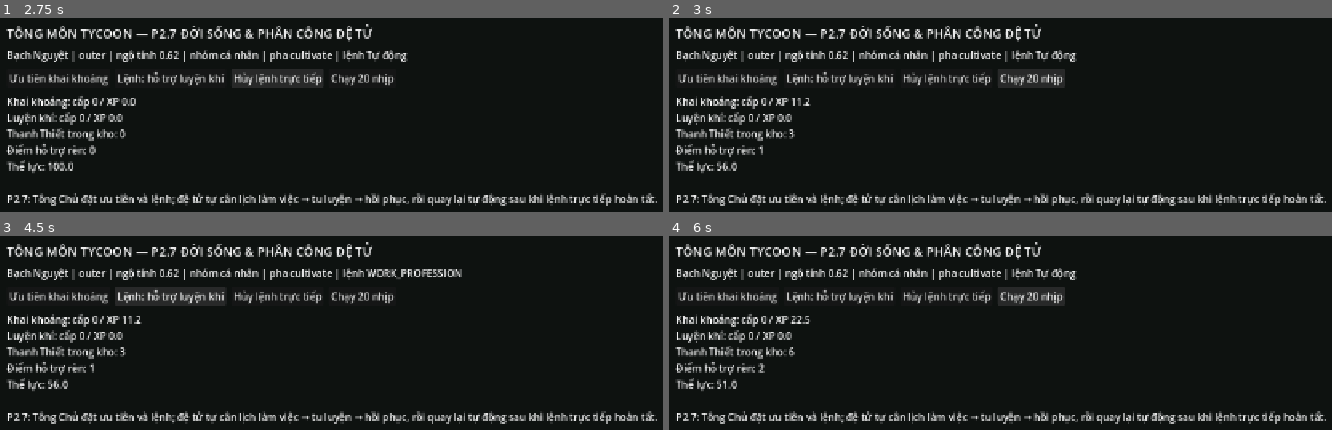
Above: before the commit, frames 1-4 (two rows, left to right).
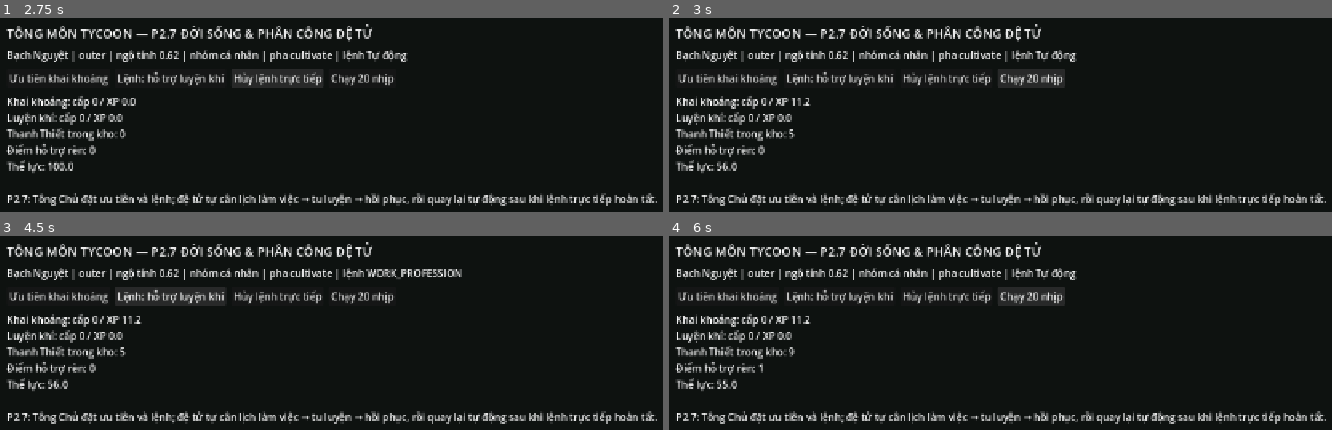
Above: after the commit, the same moments.

Repository: vuanhtuan161094-byte/TongMonBaDao
Game: Godot game, scene res://scenes/p2/p2_7_workforce.tscn
Same seed, same stepped clock (60 frames per second), same inputs: the game is played once before the commit and once after it. This scene is started directly instead of the project's main scene.
Inputs:
- Up to frame 1 (2.75 s): click "Lệnh: hỗ trợ luyện khí" at 0.5 s; click "Ưu tiên khai khoáng" at 1.25 s; click "Hủy lệnh trực tiếp" at 2 s
- Up to frame 2 (3 s): click "Chạy 20 nhịp" at 2.75 s
- Up to frame 3 (4.5 s): click "Ưu tiên khai khoáng" at 3.5 s; click "Lệnh: hỗ trợ luyện khí" at 4.25 s
- Up to frame 4 (6 s): click "Hủy lệnh trực tiếp" at 5 s; click "Chạy 20 nhịp" at 5.75 s

Frame 1 is identical in both runs. In frame 2, less than 0.1% of the frame differs, in the area x 13-20%, y 57-71%; in frame 3, less than 0.1%; in frame 4, 0.2%, in the area x 7-22%, y 41-79%.

Commit message:
fix(dv2-03e3.1): make Body slot exclusive over scheduled production, transfer safely on player orders

Diff:
--- a/godot/src/simulation/workforce/workforce_system.gd
+++ b/godot/src/simulation/workforce/workforce_system.gd
@@ -107,6 +107,12 @@
     if group_id != &"" and not state.sect.work_groups.has(str(group_id)):
         return false
     var disciple: DiscipleState = state.disciples[disciple_id]
+    # Explicitly assigning a different crew frees the real Body facility slot;
+    # a returned position may be immediately reused by another disciple.
+    if group_id != disciple.work_group_id and DiscipleBodyTrainingFacilityV2.has_reserved_slot(state,disciple):
+        var released := DiscipleBodyTrainingFacilityV2.release_slot(state,disciple_id)
+        if not bool(released.get("ok",false)):
+            return false
     if state.p3_7_buildings_enabled and not disciple.work_cycle_state.is_empty():
         var cycle_profession := StringName(disciple.work_cycle_state.get("profession", ""))
         var expected_group := &""
@@ -198,6 +204,12 @@
     if kind == COMMAND_HUNT_REGION and not state.regions.has(StringName(target)):
         return false
     var disciple: DiscipleState = state.disciples[disciple_id]
+    # Any accepted explicit non-Body command transfers the player out of the
+    # dedicated facility. Invalid commands above must NOT evict trainees.
+    if DiscipleBodyTrainingFacilityV2.has_reserved_slot(state,disciple):
+        var released := DiscipleBodyTrainingFacilityV2.release_slot(state,disciple_id)
+        if not bool(released.get("ok",false)):
+            return false
     if state.p3_7_buildings_enabled and not disciple.work_cycle_state.is_empty():
         var cycle_profession := StringName(disciple.work_cycle_state.get("profession", ""))
         var keeps_current_work := kind == COMMAND_WORK and StringName(target) == cycle_profession
@@ -240,6 +252,16 @@
     var direct := _direct_command_action(state, disciple)
     if direct != &"":
         return direct
+
+    # A dedicated Rèn Thân assignment owns this actor's scheduled occupation.
+    # General profession work preferences must never steal a paid training
+    # minute. Injury/urgent healing and explicit player orders remain upstream.
+    if owns_v2 and DiscipleBodyTrainingFacilityV2.has_reserved_slot(state,disciple):
+        var training := DiscipleTrainingPolicyV2.choose_auto_action(state,disciple)
+        if bool(training.get("ok",false)):
+            disciple.last_decision["v2_auto_training"] = training.duplicate(true)
+            return StringName(training["action"])
+        return &"HOLD"
 
     if state.p3_7_buildings_enabled:
         var cycle_profession := StringName(disciple.work_cycle_state.get("profession", ""))
